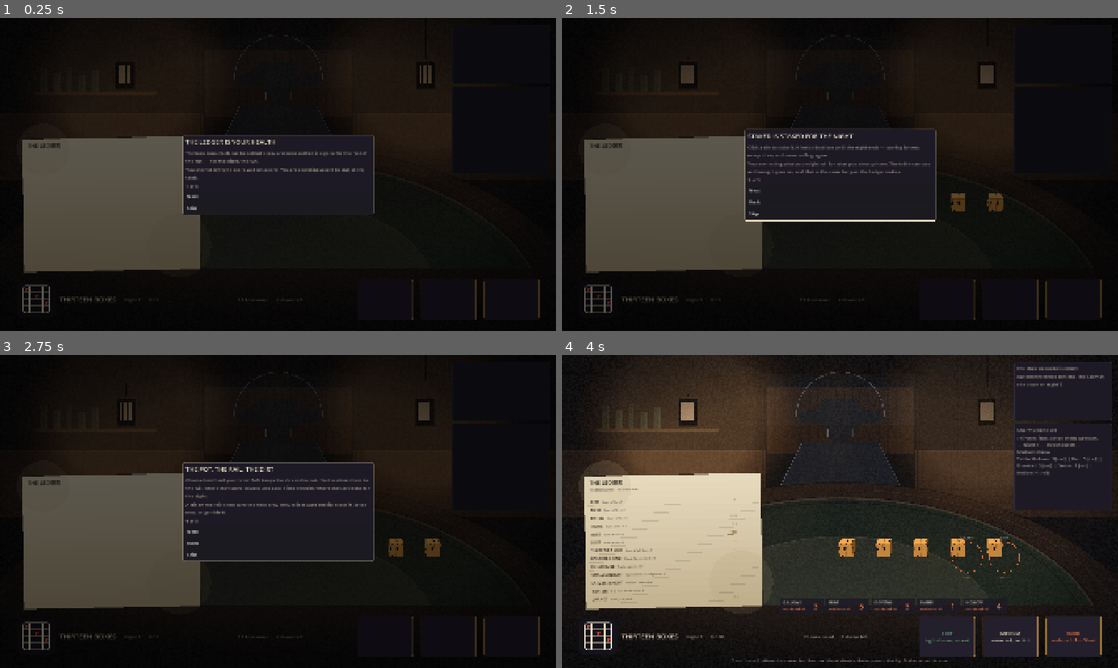
Above: before the commit, frames 1-4 (two rows, left to right).
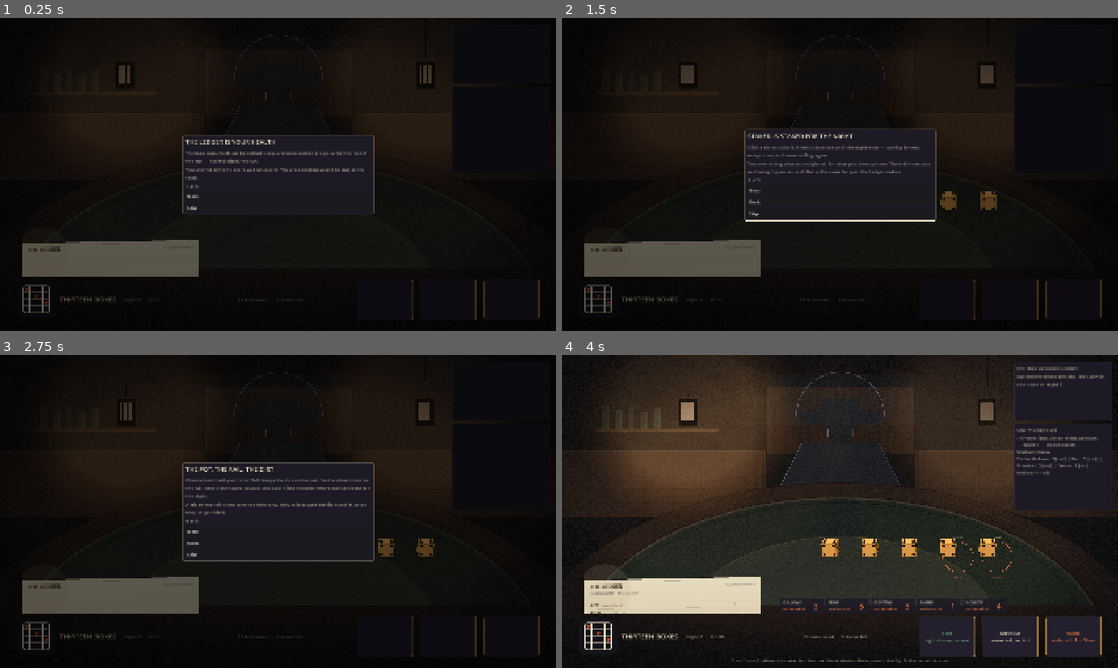
Above: after the commit, the same moments.

Repository: AdLgames/tugow
Game: Godot game, scene res://scenes/main.tscn
The game is run twice, just before and just after one commit, with the same random seed, the same clock (stepped at 60 frames per second) and the same inputs.
Inputs:
- Up to frame 1 (0.25 s): no input
- Up to frame 2 (1.5 s): click "Next" at 0.5 s; click "Next" at 1.25 s
- Up to frame 3 (2.75 s): click "Next" at 2 s
- Up to frame 4 (4 s): click "Next" at 2.75 s; click "Deal me in" at 3.5 s

The runs differ from the first frame. In frame 1, 11% of the frame differs, in the area x 4-36%, y 37-83%; in frame 2, 11%; in frame 3, 11%; in frame 4, 15%, in the area x 3-83%, y 35-83%.

Commit message:
Dice you can read, and a Ledger that gets out of the way
The dice are built face by face rather than left to a BoxMesh's own unwrap.
The face pointing at the ceiling is the face the rules score, so the pips a
player counts have to be the pips on that side of the cube — "somewhere in
the texture" is not good enough. Opposite faces sum to seven. The pips are
drilled dots with a lit rim, on bone that darkens toward the edges, at 256px
a face.

tests/die_face_render.tscn is the test for it, and the only one that needs a
display: orient a die to each value, render it from above, count the dots in
the picture, fail if the picture disagrees with the rules. It caught both
halves of this being wrong:

- The triangle winding was reversed, so every face was culled and the camera
  saw the inside of the far one. A die scored as a six rendered as a one.
- The orientation helper turned the wanted face downward, so two through five
  each showed their opposite.

Either would have shipped a game where the dice lie about themselves, and
neither is visible to a headless test.

The Ledger is now a drawer: tucked into the bottom of the table with a
quarter showing, pulled up when you want to read it, tucked away when you
don't. It sits in a well that clips, so a closed sheet is cut off by the
bottom bar rather than drawn across it — the first attempt drew it over the
bar and showed about seventy percent. The head of the sheet is the handle and
the lines are only live once it is out; settling one tucks it away again; and
when the only legal move left is on the sheet it opens itself.

With the Ledger closed the dice get the run of the table, so the clear felt
is measured against where the sheet actually is rather than where it would be
if it were open.

Die labels now track their bodies every frame instead of only on a state
change, which had them lagging behind the dice they name.

162 logic, 41,800 invariant, 24 physics, 22 physical-turn, 9 face-render, UI
smoke.

Co-Authored-By: Claude Opus 5 <noreply@anthropic.com>
Claude-Session: https://claude.ai/code/session_01BzAKzGJTYJvNQcmYrQHVBo

Diff:
--- a/scripts/dice3d/dice_stage.gd
+++ b/scripts/dice3d/dice_stage.gd
@@ -121,9 +121,7 @@
 			continue
 		var mesh := MeshInstance3D.new()
 		mesh.name = "Mesh"
-		var box := BoxMesh.new()
-		box.size = Vector3.ONE * DiceSim.DIE_SIZE
-		mesh.mesh = box
+		mesh.mesh = DieMesh.build(DiceSim.DIE_SIZE)
 		mesh.material_override = _pip_material
 		body.add_child(mesh)
 
--- a/scripts/dice3d/die_body.gd
+++ b/scripts/dice3d/die_body.gd
@@ -112,7 +112,9 @@
 			return Basis.IDENTITY
 		if axis.is_equal_approx(Vector3.DOWN):
 			return Basis(Vector3.RIGHT, PI)
-		return Basis(axis.cross(Vector3.UP).normalized(), -PI * 0.5)
+		# Turned so the wanted face ends up on top. The other way round puts
+		# it face down, and the die shows its opposite.
+		return Basis(axis.cross(Vector3.UP).normalized(), PI * 0.5)
 	return Basis.IDENTITY
 
 
--- /dev/null
+++ b/scripts/dice3d/die_mesh.gd
@@ -0,0 +1,81 @@
+class_name DieMesh
+extends RefCounted
+## The die, built face by face.
+##
+## A BoxMesh's own unwrap puts the six faces somewhere in the texture, and
+## "somewhere" is not good enough here: the face pointing at the ceiling is
+## the face the rules score, so the pips a player counts have to be the pips
+## on that side of the cube. Building the mesh explicitly means each face's
+## UVs are chosen, not guessed at, and the mapping is the same one
+## DieBody.FACE_AXES scores from.
+##
+## Opposite faces sum to seven, as a real die's do.
+
+## normal, value — matching DieBody.FACE_AXES exactly.
+const FACES := [
+	[Vector3.UP, 6],
+	[Vector3.DOWN, 1],
+	[Vector3.RIGHT, 5],
+	[Vector3.LEFT, 2],
+	[Vector3.BACK, 4],
+	[Vector3.FORWARD, 3],
+]
+
+
+static func build(size: float) -> ArrayMesh:
+	var vertices := PackedVector3Array()
+	var normals := PackedVector3Array()
+	var uvs := PackedVector2Array()
+	var indices := PackedInt32Array()
+	var half := size * 0.5
+
+	for slot in FACES.size():
+		var normal: Vector3 = FACES[slot][0]
+		var value: int = FACES[slot][1]
+		var right := _tangent(normal)
+		var up := normal.cross(right).normalized()
+		var centre := normal * half
+
+		var corners := [
+			centre - right * half - up * half,
+			centre + right * half - up * half,
+			centre + right * half + up * half,
+			centre - right * half + up * half,
+		]
+		# The atlas is one row of six cells, in DiePips.CELL_ORDER.
+		var cell := float(DiePips.CELL_ORDER.find(value))
+		var span := 1.0 / float(DiePips.CELL_ORDER.size())
+		var face_uvs := [
+			Vector2((cell + 0.001) * span, 0.999),
+			Vector2((cell + 0.999) * span, 0.999),
+			Vector2((cell + 0.999) * span, 0.001),
+			Vector2((cell + 0.001) * span, 0.001),
+		]
+
+		var base := vertices.size()
+		for i in 4:
+			vertices.append(corners[i])
+			normals.append(normal)
+			uvs.append(face_uvs[i])
+		# Wound so the outward side is the front face. Reversed, every face is
+		# culled and the camera sees the inside of the far one — which shows
+		# the opposite value, and a die scored as a six renders as a one.
+		for offset in [0, 2, 1, 0, 3, 2]:
+			indices.append(base + offset)
+
+	var arrays := []
+	arrays.resize(Mesh.ARRAY_MAX)
+	arrays[Mesh.ARRAY_VERTEX] = vertices
+	arrays[Mesh.ARRAY_NORMAL] = normals
+	arrays[Mesh.ARRAY_TEX_UV] = uvs
+	arrays[Mesh.ARRAY_INDEX] = indices
+	var mesh := ArrayMesh.new()
+	mesh.add_surface_from_arrays(Mesh.PRIMITIVE_TRIANGLES, arrays)
+	return mesh
+
+
+## Any axis perpendicular to the normal will do for the face's own right.
+static func _tangent(normal: Vector3) -> Vector3:
+	if absf(normal.dot(Vector3.UP)) > 0.9:
+		return Vector3.RIGHT
+	return Vector3.UP.cross(normal).normalized()
--- a/scripts/dice3d/die_pips.gd
+++ b/scripts/dice3d/die_pips.gd
@@ -1,18 +1,30 @@
 class_name DiePips
 extends RefCounted
-## The pip atlas, drawn once at runtime. Six faces across one texture, in the
-## order a BoxMesh unwraps them, so a cube reads as a die without an artist.
+## The pip faces, drawn once at runtime into a strip of six cells.
 ##
-## Pips are baked into the texture rather than modelled: geometry pips cost
-## more and, at the size these are seen, fight legibility rather than help it.
+## Pips are baked rather than modelled: at the size these are seen, geometry
+## pips cost more and read worse. What matters is that a value is countable at
+## a glance and never ambiguous — the wear lives on the body, never over the
+## dots.
 
-const FACE := 128
-const PIPS := {
-	1: [4], 2: [0, 8], 3: [0, 4, 8], 4: [0, 2, 6, 8],
-	5: [0, 2, 4, 6, 8], 6: [0, 2, 3, 5, 6, 8],
+const CELL := 256
+## The order the cells sit in the strip. DieMesh maps a face's UVs by looking
+## its value up here, so this is the only place the layout is decided.
+const CELL_ORDER := [1, 2, 3, 4, 5, 6]
+
+## Pip positions on a 3x3 grid, the way a real die is spotted.
+const LAYOUT := {
+	1: [4],
+	2: [0, 8],
+	3: [0, 4, 8],
+	4: [0, 2, 6, 8],
+	5: [0, 2, 4, 6, 8],
+	6: [0, 2, 3, 5, 6, 8],
 }
-## BoxMesh unwraps its faces in this order across the atlas.
-const FACE_ORDER := [5, 2, 6, 1, 4, 3]
+
+const BONE := Color("cbb68d")
+const BONE_SHADE := Color("a68f66")
+const INK := Color("120c05")
 
 static var _cached: ImageTexture = null
 
@@ -20,33 +32,48 @@
 static func atlas() -> ImageTexture:
 	if _cached != null:
 		return _cached
-	var image := Image.create(FACE * FACE_ORDER.size(), FACE, false, Image.FORMAT_RGBA8)
-	for slot in FACE_ORDER.size():
-		_draw_face(image, slot * FACE, int(FACE_ORDER[slot]))
+	var image := Image.create(CELL * CELL_ORDER.size(), CELL, false, Image.FORMAT_RGBA8)
+	for slot in CELL_ORDER.size():
+		_draw_face(image, slot * CELL, int(CELL_ORDER[slot]))
 	_cached = ImageTexture.create_from_image(image)
 	return _cached
 
 
 static func _draw_face(image: Image, x_offset: int, value: int) -> void:
-	var bone := Color("b7a179")
-	var edge := Color("8d7a56")
-	for x in FACE:
-		for y in FACE:
-			var near_edge: bool = x < 5 or y < 5 or x > FACE - 6 or y > FACE - 6
-			image.set_pixel(x_offset + x, y, edge if near_edge else bone)
-	var cell := float(FACE) / 3.0
-	var radius := cell * 0.26
-	for index in PIPS.get(value, []):
-		var column := int(index) % 3
-		var row := int(index) / 3
-		var centre := Vector2(cell * (column + 0.5), cell * (row + 0.5))
-		for x in range(int(centre.x - radius) - 1, int(centre.x + radius) + 2):
-			for y in range(int(centre.y - radius) - 1, int(centre.y + radius) + 2):
-				if x < 0 or y < 0 or x >= FACE or y >= FACE:
-					continue
-				var distance := Vector2(x, y).distance_to(centre)
-				if distance > radius:
-					continue
-				# A soft rim so a pip does not alias into a square at distance.
-				var ink := Color("140d05").lerp(bone, clampf((distance - radius + 2.0) / 2.0, 0.0, 1.0))
-				image.set_pixel(x_offset + x, y, ink)
+	# Bone, darkening toward the edges so a face reads as a surface rather
+	# than a flat colour.
+	for x in CELL:
+		for y in CELL:
+			var to_edge := minf(minf(x, y), minf(CELL - 1 - x, CELL - 1 - y))
+			var shade := clampf(to_edge / 26.0, 0.0, 1.0)
+			image.set_pixel(x_offset + x, y, BONE_SHADE.lerp(BONE, shade))
+
+	var third := float(CELL) / 3.0
+	var radius := third * 0.28
+	for index in LAYOUT.get(value, []):
+		var centre := Vector2(third * (int(index) % 3 + 0.5), third * (int(index) / 3 + 0.5))
+		_draw_pip(image, x_offset, centre, radius)
+
+
+## A drilled dot: dark, with a lit lower rim so it reads as a hollow rather
+## than a sticker.
+static func _draw_pip(image: Image, x_offset: int, centre: Vector2, radius: float) -> void:
+	var from_x := int(centre.x - radius) - 2
+	var to_x := int(centre.x + radius) + 2
+	var from_y := int(centre.y - radius) - 2
+	var to_y := int(centre.y + radius) + 2
+	for x in range(maxi(from_x, 0), mini(to_x, CELL)):
+		for y in range(maxi(from_y, 0), mini(to_y, CELL)):
+			var offset := Vector2(x, y) - centre
+			var distance := offset.length()
+			if distance > radius:
+				continue
+			var colour := INK
+			# Rim light on the far side of the hollow.
+			var rim := clampf((distance - radius * 0.66) / (radius * 0.34), 0.0, 1.0)
+			if offset.y < 0.0:
+				colour = INK.lerp(BONE_SHADE, rim * 0.55)
+			# Feather the last pixel so a pip does not alias into a square.
+			var edge := clampf((radius - distance) / 1.6, 0.0, 1.0)
+			var beneath := image.get_pixel(x_offset + x, y)
+			image.set_pixel(x_offset + x, y, beneath.lerp(colour, edge))
--- a/scripts/ui/ledger_view.gd
+++ b/scripts/ui/ledger_view.gd
@@ -10,6 +10,7 @@
 
 signal line_pressed(box: int)
 signal line_hovered(box: int)
+signal drawer_toggled(open: bool)
 
 const WIDTH := 610.0
 const ROW_HEIGHT := 28.0
@@ -23,6 +24,23 @@
 var game: Game = null
 ## Set when the only legal move left is settling a line.
 var urgent: bool = false
+
+## The Ledger lives as a drawer: tucked into the bottom of the table with a
+## corner showing, pulled up when you want to read it. It is the second most
+## important object on screen, but it is not the one you are looking at most
+## of the time — the dice are.
+var drawer_open: bool = false
+## 0 tucked away, 1 fully out. Animated between.
+var drawer_slide: float = 0.0
+## How much of the sheet shows when it is closed.
+const PEEK := 0.25
+## Both ends of the slide, in the well's own coordinates. The well clips, so
+## the closed sheet is genuinely cut off by the bottom bar rather than drawn
+## over it.
+var open_position: Vector2 = Vector2.ZERO
+var closed_position: Vector2 = Vector2.ZERO
+
+var _slide_tween: Tween
 var _hover_row: int = -1
 
 
@@ -31,6 +49,40 @@
 	size = custom_minimum_size
 	rotation = deg_to_rad(-1.1)
 	mouse_filter = Control.MOUSE_FILTER_STOP
+
+
+## Where the sheet sits for a given slide, between tucked away and fully out.
+func slide_position(slide: float) -> Vector2:
+	return closed_position.lerp(open_position, slide)
+
+
+func set_drawer(open: bool, animate: bool = true) -> void:
+	if drawer_open == open and _slide_tween != null and _slide_tween.is_running():
+		return
+	drawer_open = open
+	drawer_toggled.emit(open)
+	var target := 1.0 if open else 0.0
+	if not animate:
+		drawer_slide = target
+		position = slide_position(target)
+		queue_redraw()
+		return
+	if _slide_tween != null and _slide_tween.is_valid():
+		_slide_tween.kill()
+	_slide_tween = create_tween()
+	_slide_tween.set_ease(Tween.EASE_OUT)
+	_slide_tween.set_trans(Tween.TRANS_CUBIC)
+	_slide_tween.tween_method(_apply_slide, drawer_slide, target, 0.28)
+
+
+func toggle_drawer() -> void:
+	set_drawer(not drawer_open)
+
+
+func _apply_slide(slide: float) -> void:
+	drawer_slide = slide
+	position = slide_position(slide)
+	queue_redraw()
 
 
 func bind(p_game: Game) -> void:
@@ -46,9 +98,13 @@
 			line_hovered.emit(row)
 			queue_redraw()
 	elif event is InputEventMouseButton and event.pressed and event.button_index == MOUSE_BUTTON_LEFT:
+		# The head of the sheet is the handle; the lines themselves are only
+		# live once it is out.
 		var row := _row_at(event.position.y)
-		if row >= 0:
-			line_pressed.emit(row)
+		if row < 0 or not drawer_open:
+			toggle_drawer()
+			return
+		line_pressed.emit(row)
 
 
 func _notification(what: int) -> void:
@@ -68,6 +124,7 @@
 func _draw() -> void:
 	_draw_paper()
 	var font := ThemeDB.fallback_font
+	_draw_handle(font)
 	draw_string(font, Vector2(PAD, 30), Lore.CARD.to_upper(),
 		HORIZONTAL_ALIGNMENT_LEFT, -1, 19, Color("241c14"))
 	if game != null:
@@ -88,6 +145,16 @@
 
 	for box in Scoring.BOX_COUNT:
 		_draw_line(box, font, declared, best)
+
+
+## A tab on the head of the sheet, so the drawer reads as a drawer.
+func _draw_handle(font: Font) -> void:
+	var label := "PULL UP THE LEDGER" if not drawer_open else "TUCK IT AWAY"
+	var width := font.get_string_size(label, HORIZONTAL_ALIGNMENT_LEFT, -1, 10).x
+	draw_string(font, Vector2(size.x - PAD - width, 30), label,
+		HORIZONTAL_ALIGNMENT_LEFT, -1, 10, Color(0.10, 0.08, 0.13, 0.45))
+	var grip := Vector2((size.x - 54.0) * 0.5, 8.0)
+	draw_rect(Rect2(grip, Vector2(54, 4)), Color(0.10, 0.08, 0.13, 0.22), true)
 
 
 func _draw_paper() -> void:
--- a/scripts/ui/main.gd
+++ b/scripts/ui/main.gd
@@ -14,6 +14,7 @@
 var _scene: SaloonView
 var _dice_layer: Control
 var _die_views: Array[DieView] = []
+var _ledger_well: Control
 var _ledger: LedgerView
 var _tray: DiceTray
 var _stage: DiceStage
@@ -50,6 +51,23 @@
 		_show_title()
 
 
+## Labels belong to bodies that move. Repositioning them only when the game
+## state changes leaves them lagging behind the dice — and during a throw the
+## dice are moving the whole time.
+func _process(_delta: float) -> void:
+	if _stage == null or game == null:
+		return
+	for view in _die_views:
+		if view.die == null:
+			continue
+		var at := _stage.screen_position_of(view.die.id)
+		if at.x <= -900.0:
+			view.visible = false
+			continue
+		view.visible = true
+		view.position = at - Vector2(DieView.SIZE, DieView.SIZE) * 0.5 * view.scale.x
+
+
 func _unhandled_key_input(event: InputEvent) -> void:
 	if event is InputEventKey and event.pressed and event.keycode == KEY_F3:
 		if _debug_panel != null:
@@ -67,11 +85,25 @@
 	_dice_layer.mouse_filter = Control.MOUSE_FILTER_IGNORE
 	add_child(_dice_layer)
 
+	# The well the sheet slides in. It clips at the bottom bar, so a tucked
+	# Ledger is cut off by the bar rather than drawn across it.
+	_ledger_well = Control.new()
+	_ledger_well.position = Vector2(74, 300)
+	_ledger_well.size = Vector2(LedgerView.WIDTH + 24, 590)
+	_ledger_well.clip_contents = true
+	_ledger_well.mouse_filter = Control.MOUSE_FILTER_IGNORE
+	add_child(_ledger_well)
+
 	_ledger = LedgerView.new()
-	_ledger.position = Vector2(74, 418)
+	# Fully out it sits on the table; closed, a quarter of it shows above the
+	# bar. It starts closed — the dice are what you are looking at.
+	_ledger.open_position = Vector2(0, _ledger_well.size.y - _ledger.size.y)
+	_ledger.closed_position = Vector2(0, _ledger_well.size.y - _ledger.size.y * LedgerView.PEEK)
+	_ledger.set_drawer(false, false)
 	_ledger.line_pressed.connect(_on_box_pressed)
 	_ledger.line_hovered.connect(_on_line_hovered)
-	add_child(_ledger)
+	_ledger.drawer_toggled.connect(_on_drawer_toggled)
+	_ledger_well.add_child(_ledger)
 
 	_tray = DiceTray.new()
 	_tray.position = Vector2(752, 838)
@@ -502,6 +534,14 @@
 
 
 ## A preview that shows only the reward is half the decision.
+## With the Ledger tucked away the felt below it is clear, so the dice have
+## the run of the table.
+func _on_drawer_toggled(_open: bool) -> void:
+	if _scene != null:
+		_scene.rolling_bounds = _clear_felt()
+	_hint_label.text = _hint()
+
+
 func _on_line_hovered(box: int) -> void:
 	if game == null or box < 0 or game.phase != Game.Phase.TURN or not game.card.is_open(box):
 		_hint_label.text = _hint()
@@ -538,6 +578,7 @@
 	commit.held.connect(func() -> void:
 		_set_overlay_visible(false)
 		game.write_box(box)
+		_ledger.set_drawer(false)
 		_refresh())
 	_overlay_body.add_child(commit)
 	_overlay_button("Back", func() -> void:
@@ -581,7 +622,13 @@
 ## the Ledger, below the man opposite, above the dice tray. Derived from the
 ## real node rectangles so it cannot drift out of step with them.
 func _clear_felt() -> Rect2:
-	var left := _ledger.position.x + _ledger.size.x + 40.0
+	# Measured against the sheet as it sits now: tucked away it takes only a
+	# strip at the bottom, and the dice get the rest.
+	var ledger_top := _ledger_well.position.y + _ledger.position.y
+	var left := _ledger_well.position.x + _ledger.size.x + 40.0
+	if ledger_top > 700.0:
+		# Tucked away: the felt below is clear, so the dice get the table.
+		left = 760.0
 	var top := 540.0
 	var bottom := _tray.position.y - 24.0
 	var right := 1880.0
@@ -660,6 +707,9 @@
 	# light on the Ledger rather than the table.
 	var out_of_draws := throws_left <= 0 or frozen
 	_ledger.urgent = out_of_draws and game.phase == Game.Phase.TURN
+	if _ledger.urgent and not _ledger.drawer_open:
+		# The only legal move is on the sheet, so do not make them find it.
+		_ledger.set_drawer(true)
 	_scene.dim_table = _ledger.urgent
 	_draws_label.text = "%d %s left" % [maxi(0, throws_left), "draw" if throws_left == 1 else "draws"]
 	_draws_label.add_theme_color_override("font_color",
--- /dev/null
+++ b/tests/die_face_render.gd
@@ -0,0 +1,105 @@
+extends Node
+## The face you see must be the face you score.
+##
+## Everything else about the dice can be tested headlessly, but not this: the
+## rules read an axis, the player reads a texture, and nothing in the code
+## makes those agree by itself. So render each value from above, count the
+## dots in the picture, and check the picture says what the rules say.
+##   xvfb-run godot --path . res://tests/die_face_render.tscn
+
+const VIEW := 220
+
+var _failures: Array[String] = []
+var _checks := 0
+
+
+func _ready() -> void:
+	var viewport := SubViewport.new()
+	viewport.own_world_3d = true
+	viewport.size = Vector2i(VIEW, VIEW)
+	viewport.render_target_update_mode = SubViewport.UPDATE_ALWAYS
+	add_child(viewport)
+
+	var body := MeshInstance3D.new()
+	body.mesh = DieMesh.build(1.0)
+	var material := StandardMaterial3D.new()
+	material.albedo_texture = DiePips.atlas()
+	material.shading_mode = BaseMaterial3D.SHADING_MODE_UNSHADED
+	body.material_override = material
+	viewport.add_child(body)
+
+	var camera := Camera3D.new()
+	camera.projection = Camera3D.PROJECTION_ORTHOGONAL
+	camera.size = 1.05
+	viewport.add_child(camera)
+	camera.position = Vector3(0, 4, 0)
+	camera.look_at(Vector3.ZERO, Vector3.FORWARD)
+
+	for value in range(1, 7):
+		# Orient the die the way the rules would, then look at it.
+		body.transform.basis = DieBody.basis_showing(value)
+		await RenderingServer.frame_post_draw
+		await get_tree().process_frame
+		await RenderingServer.frame_post_draw
+		var counted := _count_pips(viewport.get_texture().get_image())
+		check(counted == value, "a die showing %d has %d dots on top" % [value, counted])
+
+	# And the pairing a real die has.
+	for pair in [[1, 6], [2, 5], [3, 4]]:
+		var top: int = pair[0]
+		var opposite := 0
+		for entry in DieMesh.FACES:
+			if (entry[0] as Vector3).is_equal_approx(-_axis_of(top)):
+				opposite = int(entry[1])
+		check(top + opposite == 7, "%d is opposite %d" % [top, opposite])
+	_report()
+
+
+func _axis_of(value: int) -> Vector3:
+	for entry in DieMesh.FACES:
+		if int(entry[1]) == value:
+			return entry[0]
+	return Vector3.ZERO
+
+
+## Count the dark blobs in the rendered face.
+func _count_pips(image: Image) -> int:
+	var dark := {}
+	for x in image.get_width():
+		for y in image.get_height():
+			if image.get_pixel(x, y).v < 0.28 and image.get_pixel(x, y).a > 0.5:
+				dark[Vector2i(x, y)] = true
+	var seen := {}
+	var blobs := 0
+	for cell in dark:
+		if seen.has(cell):
+			continue
+		blobs += 1
+		var queue: Array[Vector2i] = [cell]
+		while not queue.is_empty():
+			var at: Vector2i = queue.pop_back()
+			if seen.has(at) or not dark.has(at):
+				continue
+			seen[at] = true
+			for step in [Vector2i(1, 0), Vector2i(-1, 0), Vector2i(0, 1), Vector2i(0, -1)]:
+				queue.append(at + step)
+	return blobs
+
+
+func check(condition: bool, label: String) -> void:
+	_checks += 1
+	if condition:
+		print("  ok   %s" % label)
+	else:
+		_failures.append(label)
+		print("  FAIL %s" % label)
+
+
+func _report() -> void:
+	print("")
+	if _failures.is_empty():
+		print("%d face-render checks passed." % _checks)
+		get_tree().quit(0)
+		return
+	print("%d of %d face-render checks FAILED." % [_failures.size(), _checks])
+	get_tree().quit(1)
--- /dev/null
+++ b/tests/die_face_render.tscn
@@ -0,0 +1,6 @@
+[gd_scene load_steps=2 format=3]
+
+[ext_resource type="Script" path="res://tests/die_face_render.gd" id="1_dfr"]
+
+[node name="DieFaceRender" type="Node"]
+script = ExtResource("1_dfr")
--- a/tests/physical_turn.gd
+++ b/tests/physical_turn.gd
@@ -62,6 +62,7 @@
 
 		var open := game.card.open_boxes()
 		if not open.is_empty():
+			_main._ledger.set_drawer(true, false)
 			_main._ledger.line_pressed.emit(open[0])
 			if not _hold("Hold to write it"):
 				_fail("turn %d: no way to settle a line" % turn)
--- a/tests/ui_smoke.gd
+++ b/tests/ui_smoke.gd
@@ -76,6 +76,7 @@
 				# The lock-out warning: this is the last free die.
 				_press("Stake it anyway")
 	var box := _best_box(game)
+	_main._ledger.set_drawer(true, false)
 	_main._ledger.line_pressed.emit(box)
 	if not _main._overlay.visible:
 		_fail("writing a box did not ask for confirmation")
--- /dev/null
+++ b/tools/drawer_shot.gd
@@ -0,0 +1,48 @@
+extends Node
+## The Ledger drawer, closed and open.
+##   xvfb-run godot --path . res://tools/drawer_shot.tscn -- --dir=/tmp/shots
+
+var _dir := "."
+
+
+func _ready() -> void:
+	for arg in OS.get_cmdline_user_args():
+		if arg.begins_with("--dir="):
+			_dir = arg.substr(6)
+	DirAccess.make_dir_recursive_absolute(_dir)
+	Balance.use_physics_dice = true
+	var main: Control = load("res://scenes/main.tscn").instantiate()
+	add_child(main)
+	await get_tree().process_frame
+	for _i in 8:
+		if not _press(main, "Next"):
+			break
+	if not _press(main, "Deal me in"):
+		_press(main, "Sit down")
+	var waited := 0.0
+	while main.game.dice_in_the_air and waited < 12.0:
+		waited += get_process_delta_time()
+		await get_tree().process_frame
+	for _i in 20:
+		await get_tree().process_frame
+	await _shot("ledger_closed")
+	main._ledger.set_drawer(true, false)
+	main._refresh()
+	for _i in 6:
+		await get_tree().process_frame
+	await _shot("ledger_open")
+	get_tree().quit(0)
+
+
+func _press(main: Control, prefix: String) -> bool:
+	for child in main._overlay_body.get_children():
+		if child is Button and child.text.begins_with(prefix) and not child.disabled:
+			child.pressed.emit()
+			return true
+	return false
+
+
+func _shot(name: String) -> void:
+	await RenderingServer.frame_post_draw
+	get_viewport().get_texture().get_image().save_png("%s/%s.png" % [_dir, name])
+	print("wrote %s" % name)
--- /dev/null
+++ b/tools/drawer_shot.tscn
@@ -0,0 +1,6 @@
+[gd_scene load_steps=2 format=3]
+
+[ext_resource type="Script" path="res://tools/drawer_shot.gd" id="1_dr"]
+
+[node name="DrawerShot" type="Node"]
+script = ExtResource("1_dr")
--- a/tools/screenshot.gd
+++ b/tools/screenshot.gd
@@ -29,6 +29,7 @@
 	await _shot("02_turn")
 
 	# The confirm overlay: writing a box is irreversible for the whole run.
+	_main._ledger.set_drawer(true, false)
 	_main._ledger.line_pressed.emit(_best_box())
 	await _shot("03_confirm")
 	_hold("Hold to write it")
@@ -75,6 +76,7 @@
 			view.pressed.emit()
 			if _main._overlay.visible:
 				_press("Stake it anyway")
+	_main._ledger.set_drawer(true, false)
 	_main._ledger.line_pressed.emit(_best_box())
 	_hold("Hold to write it")
 	await get_tree().process_frame
Not shown, added: scripts/dice3d/die_mesh.gd.uid
Not shown, added: tests/die_face_render.gd.uid
Not shown, added: tools/drawer_shot.gd.uid
Not shown, changed: docs/MECHANICS.md
Not shown, changed: tools/run_tests.sh
